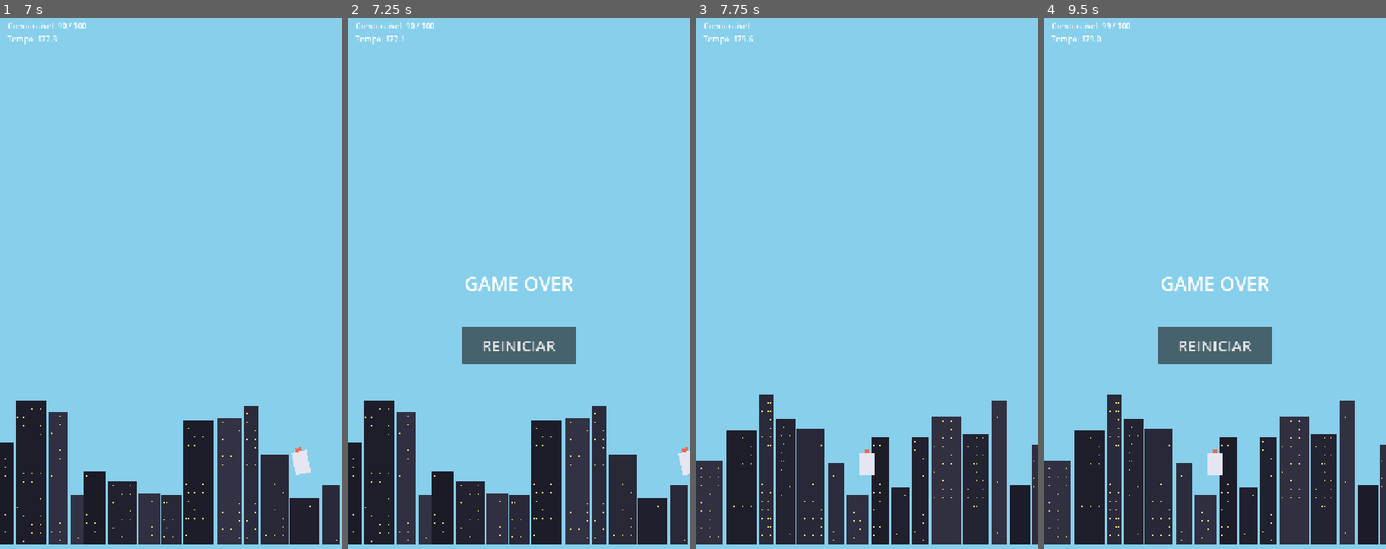
Above: before the commit, frames 1-4 (left to right).
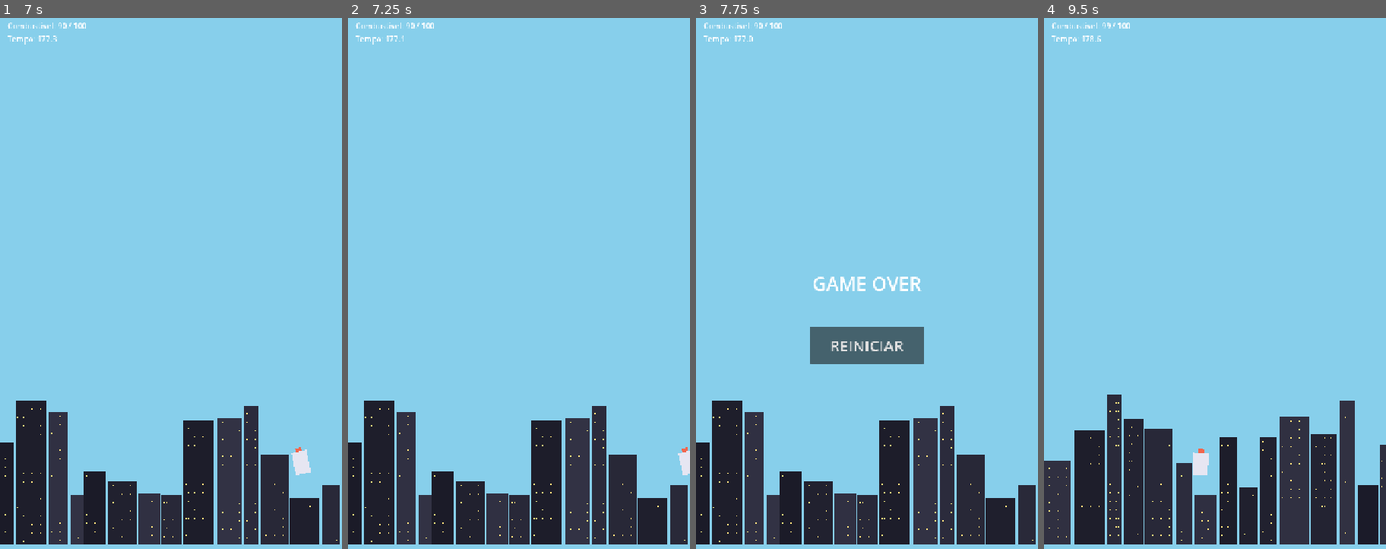
Above: after the commit, the same moments.

Repository: lucasevero/foguete-pra-lua
Game: Godot game, scene res://main.tscn
The game is run twice, just before and just after one commit, with the same random seed, the same clock (stepped at 60 frames per second) and the same inputs.
Inputs (mouse positions are in pixels of both pictures, inside the frame that each line leads up to):
- Up to frame 1 (7 s): tap Enter at 0.5 s; move the mouse to (246, 288) at 0.52 s; click (246, 288) at 0.67 s; drag from (102, 347) to (153, 437) at 1.27 s; move the mouse to (205, 182) at 2.02 s; click (205, 182) at 2.17 s; drag from (153, 437) to (68, 225) at 2.77 s; move the mouse to (273, 405) at 3.52 s; click (273, 405) at 3.67 s; click "REINICIAR" at 4.25 s; tap Space at 5 s; drag from (68, 225) to (119, 166) at 5.02 s; move the mouse to (188, 315) at 5.77 s; click (188, 315) at 5.92 s; drag from (119, 166) to (102, 347) at 6.52 s
- Up to frame 2 (7.25 s): no input
- Up to frame 3 (7.75 s): click (867, 347) at 7.25 s, where only the run before the commit has a clickable "REINICIAR"
- Up to frame 4 (9.5 s): click (1215, 347) at 8 s, where only the run after the commit has a clickable "REINICIAR"; tap Enter at 8.75 s; move the mouse to (1290, 288) at 8.77 s; click (1290, 288) at 8.92 s

Frame 1 is identical in both runs. In frame 2, 2.7% of the frame differs, in the area x 33-67%, y 48-66%; in frame 3, 12%, in the area x 0-100%, y 0-100%; in frame 4, 3.1%.

Commit message:
Soft landing survives; only a fast impact crashes
physics: capture descent speed before move_and_slide (which zeroes velocity on
impact). On touchdown after liftoff, crash only if descent > safe_land_speed
(250 px/s); a slow landing resets _has_taken_off so you can take off again.

Verified: imports clean, web re-exported.

Co-Authored-By: Claude Opus 4.8 <noreply@anthropic.com>

Diff:
--- a/player.gd
+++ b/player.gd
@@ -19,6 +19,7 @@
 @export var linear_drag: float = 0.4        # arrasto lateral
 @export var max_fuel: float = 100.0
 @export var fuel_burn_rate: float = 10.0    # combustível/s enquanto empurra
+@export var safe_land_speed: float = 250.0  # descida máx p/ pouso seguro; acima disso = crash
 
 var fuel: float
 var angular_velocity: float = 0.0
@@ -58,13 +59,17 @@
 	rotation += angular_velocity * delta
 	velocity.x -= velocity.x * linear_drag * delta
 
+	var descent := velocity.y   # velocidade de descida ANTES do move_and_slide zerar no impacto
 	move_and_slide()
 
 	if is_on_floor():
+		if _has_taken_off:
+			if descent > safe_land_speed:
+				GameEvents.player_died.emit()   # bateu forte = crash
+			else:
+				_has_taken_off = false          # pouso suave, ok (pode decolar de novo)
 		if velocity.y > 0.0:      # não deixa a gravidade acumular (senão o empuxo não levanta)
 			velocity.y = 0.0
-		if _has_taken_off:        # decolou e caiu de volta no chão = game over
-			GameEvents.player_died.emit()
 	else:
 		_has_taken_off = true
 
Not shown, changed: .claude/devlog/physics.md
